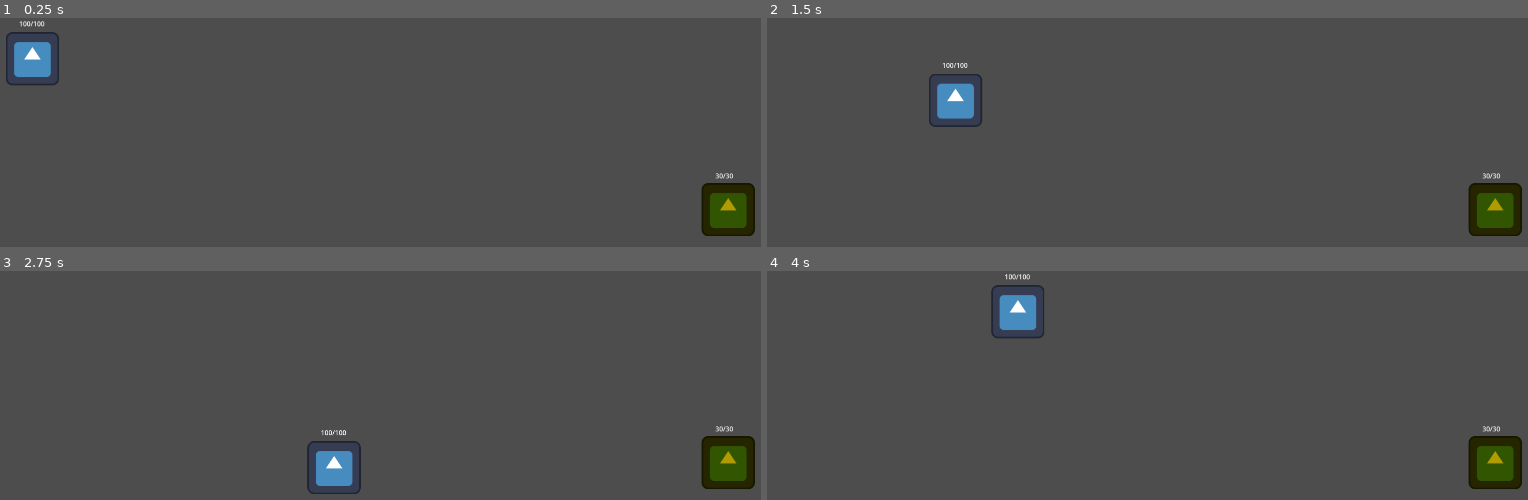
Above: before the commit, frames 1-4 (two rows, left to right).
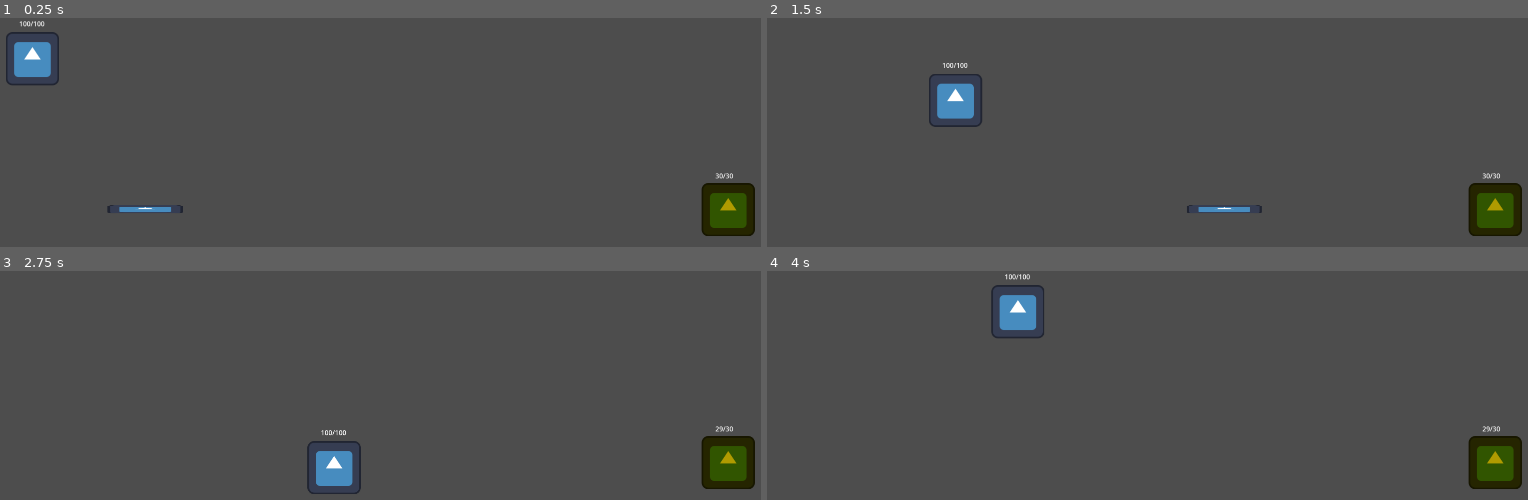
Above: after the commit, the same moments.

Repository: HunterGooD/-godot_game_components
Game: Godot game, scene res://src/scenes/loacations/main.tscn
Same seed, same stepped clock (60 frames per second), same inputs: the game is played once before the commit and once after it. Before the commit the project starts from res://src/scenes/main.tscn. The engine's default icon, where the game draws it, is replaced by a stand-in: a white triangle on a blue panel in a dark square.
Inputs (mouse positions are in pixels of both pictures, inside the frame that each line leads up to):
- Up to frame 1 (0.25 s): no input
- Up to frame 2 (1.5 s): move the mouse to (1337, 219) at 0.52 s; press the mouse at (1337, 219) at 0.53 s; hold D (move_right) 0.53-1.28 s; move the mouse to (outside the picture) at 1.27 s; release the mouse at (outside the picture) at 1.28 s; hold S (move_down) from 1.28 s (still down); click (outside the picture) at 1.35 s
- Up to frame 3 (2.75 s): move the mouse to (471, 396) at 2.02 s; release S (move_down) at 2.03 s; hold D (move_right) from 2.03 s (still down); hold Space (dash) from 2.03 s (still down); click (471, 396) at 2.3 s
- Up to frame 4 (4 s): move the mouse to (outside the picture) at 2.77 s; release D (move_right) at 2.78 s; release Space (dash) at 2.78 s; hold W (move_up) 2.78-3.53 s; click (outside the picture) at 2.85 s; move the mouse to (outside the picture) at 3.52 s; press the mouse at (outside the picture) at 3.53 s; hold A (move_left) from 3.53 s (still down)

The runs differ from the first frame. In frame 1, 0.2% of the frame differs, in the area x 14-25%, y 81-86%; in frame 2, 0.2%; in frame 3, less than 0.1%; in frame 4, less than 0.1%.

Commit message:
feature: добавлен Projectile и система эффектов персонажа

Diff:
--- a/src/components/hit_box_component.gd
+++ b/src/components/hit_box_component.gd
@@ -1,10 +1,21 @@
 class_name HitBoxComponent
 extends Area2D
+
+signal hit(area2d: Area2D)
 
 @export var offset_collision: Vector2
 
 @export var collision_shape: CollisionShape2D
 var payload: DamageInstance
+
+
+func _ready() -> void:
+	area_entered.connect(_on_area_entered)
+
+
+func _on_area_entered(area2d: Area2D) -> void:
+	if area2d is HurtBoxComponent:
+		hit.emit(area2d)
 
 
 func enable_collision() -> void:
--- a/src/components/hurt_box_component.gd
+++ b/src/components/hurt_box_component.gd
@@ -2,6 +2,7 @@
 extends Area2D
 
 @export var health_component: HealthComponent
+@export var status_effect_receiver: StatusEffectReceiverComponent
 
 
 func _ready() -> void:
@@ -11,8 +12,13 @@
 func _on_area_entered(area: Area2D) -> void:
 	if area is HitBoxComponent:
 		var hit_box: HitBoxComponent = area as HitBoxComponent
+		if hit_box.payload == null:
+			push_warning("hit box dont have payload")
+			return
 
-		if hit_box.payload != null && health_component != null:
+		if health_component != null:
 			health_component.apply_damage(hit_box.payload)
-		else:
-			push_warning("hit box dont have payload or healht component dont set")
+
+		if status_effect_receiver != null:
+			print(hit_box.payload.status_effects)
+			status_effect_receiver.apply_effects(hit_box.payload.status_effects, hit_box.payload)
--- a/src/components/move_component.gd
+++ b/src/components/move_component.gd
@@ -1,7 +1,7 @@
 class_name MoveComponent
 extends Node
 
-@export var target: CharacterBody2D
+@export var target: Node
 @export var main_stats: StatsComponent
 @export var move_direction: MoveDirectionComponent
 
--- a/src/components/stats_component.gd
+++ b/src/components/stats_component.gd
@@ -31,7 +31,9 @@
 
 	for mod in modifiers:
 		if mod.stat_type == stat_id and mod.mode == StatEnums.Mode.MULTIPLY:
-			value *= (1.0 + mod.value)
+			# NOTE: значение уже должно приходить либо 1.2 увеличение на 20 либо 0.2 уменьшение на 20 или
+			# TODO: maybe добавить в StatModifier enum positive, negative
+			value *= mod.value
 
 	return value
 
--- /dev/null
+++ b/src/components/status_effect_receiver_component.gd
@@ -0,0 +1,167 @@
+class_name StatusEffectReceiverComponent
+extends Node
+
+@export var main_stats: StatsComponent
+@export var health_component: HealthComponent
+
+var current_effects: Dictionary[StringName, StatusEffectInstance] = {}
+
+
+func _process(delta: float) -> void:
+	for effect_id in current_effects.keys():
+		print("have is ", effect_id)
+		var instance: StatusEffectInstance = current_effects[effect_id]
+		instance.remaining_time -= delta
+
+		match instance.definition.effect_type:
+			StatusEffectResource.EffectType.DOT:
+				_process_default_dot(instance, delta)
+
+				if instance.remaining_time <= 0.0:
+					_remove_effect(effect_id)
+
+			StatusEffectResource.EffectType.SPEED:
+				if instance.remaining_time <= 0.0:
+					_remove_effect(effect_id)
+
+			StatusEffectResource.EffectType.MAX_HP:
+				if instance.remaining_time <= 0.0:
+					_remove_effect(effect_id)
+
+
+func _process_default_dot(inst: StatusEffectInstance, delta: float) -> void:
+	inst.tick_timer += delta
+	print(
+		"tick timer ",
+		inst.tick_timer,
+		" tick interval ",
+		inst.definition.tick_interval,
+		" duration ",
+		inst.remaining_time,
+		" delta ",
+		delta
+	)
+	if inst.remaining_time >= 0.0 && inst.tick_timer < inst.definition.tick_interval:
+		return
+
+	inst.tick_timer = 0.0
+
+	if health_component == null:
+		return
+
+	var tick_damage := inst.definition.damage_per_stack * float(inst.stacks)
+
+	var dot_type: StringName = inst.definition.DOTType.keys()[inst.definition.dot_type]
+	var damage := DamageInstance.new(
+		tick_damage, inst.source_damage.attacker, self, [dot_type, &"damage_over_time"], []
+	)
+	if health_component == null:
+		push_warning("health component in status effect reciver is null")
+		return
+	health_component.apply_damage(damage)
+
+
+func _remove_effect(effect_id: StringName) -> void:
+	if not current_effects.has(effect_id):
+		return
+
+	var instance: StatusEffectInstance = current_effects[effect_id]
+
+	if main_stats != null:
+		main_stats.remove_modifiers_by_source(instance.source_id)
+
+	current_effects.erase(effect_id)
+
+
+func apply_effects(effects: Array[StatusEffectResource], damage: DamageInstance) -> void:
+	for effect_resource in effects:
+		print("GET THE EFFECT !!!!!!!!!!!!!!! ", effect_resource)
+		apply_effect(effect_resource, damage)
+
+
+func apply_effect(effect_def: StatusEffectResource, damage: DamageInstance) -> void:
+	if effect_def == null:
+		return
+
+	match effect_def.effect_type:
+		StatusEffectResource.EffectType.SPEED:
+			_apply_speed(effect_def)
+
+		StatusEffectResource.EffectType.DOT:
+			_apply_dot(effect_def, damage)
+
+		StatusEffectResource.EffectType.MAX_HP:
+			pass
+
+
+func _apply_speed(effect_def: StatusEffectResource):
+	var effect_id := effect_def.id
+	var instance: StatusEffectInstance
+	var affix: float = 1.0
+
+	var source_id := StringName(
+		(
+			"status:reciever:%s:%s"
+			% [effect_def.SpeedType.keys()[effect_def.speed_type], get_instance_id()]
+		)
+	)
+	var type_speed: StringName = StatusEffectResource.SpeedType.keys()[effect_def.speed_type]
+
+	match effect_def.speed_type:
+		StatusEffectResource.SpeedType.POSITIVE:
+			affix = 1.0
+
+		StatusEffectResource.SpeedType.NEGATIVE:
+			affix = 0.0
+
+	if current_effects.has(effect_id):
+		instance = current_effects[effect_id]
+		instance.stacks += 1
+		instance.remaining_time = effect_def.duration
+	else:
+		instance = StatusEffectInstance.new(effect_def, null, source_id)
+		current_effects[effect_id] = instance
+
+	var speed_modifier: StatModifierInstance = (
+		StatModifierInstance
+		. new(
+			StatEnums.StatType.MOVE_SPEED,
+			StatEnums.Mode.MULTIPLY,
+			(effect_def.speed_percent + affix) * instance.stacks,
+			source_id,
+			[type_speed, &"speed"],
+		)
+	)
+
+	main_stats.remove_modifiers_by_source(source_id)
+	main_stats.add_modifier(speed_modifier)
+	current_effects[effect_id] = instance
+
+
+func _apply_dot(effect_def: StatusEffectResource, damage: DamageInstance):
+	match effect_def.dot_type:
+		StatusEffectResource.DOTType.POTION, StatusEffectResource.DOTType.FIRE, StatusEffectResource.DOTType.CURSED, StatusEffectResource.DOTType.MADNES:
+			_apply_default_dot(effect_def, damage)
+
+
+func _apply_default_dot(
+	effect_def: StatusEffectResource,
+	damage: DamageInstance,
+) -> void:
+	var effect_id := effect_def.id
+	var instance: StatusEffectInstance
+
+	if current_effects.has(effect_id):
+		instance = current_effects[effect_id]
+		instance.stacks += 1
+		instance.remaining_time = effect_def.duration
+		instance.source_damage = damage
+	else:
+		var source_id := StringName(
+			(
+				"status:reciever:%s:%s"
+				% [effect_def.DOTType.keys()[effect_def.dot_type], get_instance_id()]
+			)
+		)
+		instance = StatusEffectInstance.new(effect_def, damage, source_id)
+		current_effects[effect_id] = instance
--- a/src/components/weapon_component.gd
+++ b/src/components/weapon_component.gd
@@ -17,8 +17,11 @@
 @export var main_stats: StatsComponent
 @export var base_weapon_stats: WeaponStatResource
 @export var actor: CharacterBody2D
+@export var list_of_attacks_resources: Array[AttackResource] = []
 
 var state: WeaponState = WeaponState.READY
+var current_attack_idx: int = 0
+var current_attack_resource: AttackResource = null
 var timer_recovery_attack: Timer
 var timer_active_attack: Timer
 var timer_attack_startup: Timer
@@ -74,6 +77,15 @@
 	if state == next_state:
 		return
 
+	print(
+		(
+			"Invalid weapon state transition: %s -> %s"
+			% [
+				WeaponState.keys()[state],
+				WeaponState.keys()[next_state],
+			]
+		)
+	)
 	if not _can_transition(state, next_state):
 		push_warning(
 			(
@@ -127,7 +139,11 @@
 
 func _enter_startup() -> void:
 	attack_started.emit()
-	if base_weapon_stats.delay_attack <= 0.0:
+	var attack_resource: AttackResource = list_of_attacks_resources[current_attack_idx]
+	current_attack_idx = (current_attack_idx + 1) % len(list_of_attacks_resources)
+	current_attack_resource = attack_resource
+
+	if attack_resource.startup_time <= 0.0:
 		_change_state(WeaponState.ACTIVE)
 		return
 
@@ -135,10 +151,30 @@
 
 
 func _enter_active() -> void:
+	if current_attack_resource == null:
+		push_warning("attack resource is null ")
+		_change_state(WeaponState.READY)
+		return
+
+	print(current_attack_resource.delivery_type)
+	match current_attack_resource.delivery_type:
+		AttackResource.DeliveryType.MELEE_HITBOX:
+			_start_melee_attack(current_attack_resource)
+		AttackResource.DeliveryType.PROJECTILE:
+			_start_projectile_attack(current_attack_resource)
+
+
+func _start_melee_attack(attack_resource: AttackResource) -> void:
 	if hit_box == null:
 		return
 
-	hit_box.payload = DamageInstance.new(_get_damage(), actor)
+	hit_box.payload = DamageInstance.new(
+		_get_damage(attack_resource),
+		actor,
+		hit_box,
+		attack_resource.damage_tags,
+		attack_resource.status_effects
+	)
 	hit_box.enable_collision()
 
 	if base_weapon_stats.active_time <= 0.0:
@@ -146,6 +182,10 @@
 		return
 
 	timer_active_attack.start(base_weapon_stats.active_time)
+
+
+func _start_projectile_attack(_attack_resource: AttackResource) -> void:
+	pass
 
 
 func _enter_recovery() -> void:
@@ -161,8 +201,8 @@
 	timer_recovery_attack.start(base_weapon_stats.recovery_time)
 
 
-func _get_damage() -> float:
-	return main_stats.get_damage() + base_weapon_stats.damage
+func _get_damage(attack_resource: AttackResource) -> float:
+	return main_stats.get_damage() + attack_resource.damage * attack_resource.damage_multiplier
 
 
 func _on_active_attack_timer_timeout() -> void:
--- a/src/enemy/base/scenes/base_enemy.tscn
+++ b/src/enemy/base/scenes/base_enemy.tscn
@@ -9,6 +9,8 @@
 [ext_resource type="Script" uid="uid://dxb7pvo4ljcls" path="res://src/components/hurt_box_component.gd" id="6_c0wci"]
 [ext_resource type="Script" uid="uid://cwibng423aovi" path="res://src/components/weapon_component.gd" id="8_sp62j"]
 [ext_resource type="Resource" uid="uid://cuysvpgxfhldi" path="res://src/enemy/base/resource/weapon_base_enemy.tres" id="9_4qe5a"]
+[ext_resource type="Script" uid="uid://bxnkxo5o1xi8r" path="res://src/resources/attack_resource.gd" id="9_t0s7a"]
+[ext_resource type="Script" uid="uid://duqf28p5l54wg" path="res://src/resources/status_effect_resource.gd" id="10_6bbcp"]
 [ext_resource type="Script" uid="uid://dkr7ah2w28l73" path="res://src/components/combat_component.gd" id="10_21y6h"]
 [ext_resource type="Script" uid="uid://c4elrlirrsy0c" path="res://src/components/action_component.gd" id="11_w0hon"]
 [ext_resource type="Script" uid="uid://dcfoqqvmrudml" path="res://src/components/enemy_ai_component.gd" id="12_7hmfk"]
@@ -20,6 +22,37 @@
 
 [sub_resource type="RectangleShape2D" id="RectangleShape2D_c0wci"]
 size = Vector2(132, 131)
+
+[sub_resource type="Resource" id="Resource_t0s7a"]
+script = ExtResource("10_6bbcp")
+id = &"freeze"
+duration = 3.0
+speed_percent = 0.2
+speed_max_total_percent = 80.0
+metadata/_custom_type_script = "uid://duqf28p5l54wg"
+
+[sub_resource type="Resource" id="Resource_6bbcp"]
+script = ExtResource("9_t0s7a")
+id = &"freeze"
+damage = 5.0
+active_time = 0.3
+recovery_time = 0.1
+status_effects = Array[ExtResource("10_6bbcp")]([SubResource("Resource_t0s7a")])
+metadata/_custom_type_script = "uid://bxnkxo5o1xi8r"
+
+[sub_resource type="Resource" id="Resource_4sc2m"]
+script = ExtResource("10_6bbcp")
+id = &"potion"
+effect_type = 1
+duration = 3.0
+damage_per_stack = 5.0
+metadata/_custom_type_script = "uid://duqf28p5l54wg"
+
+[sub_resource type="Resource" id="Resource_7r2eu"]
+script = ExtResource("9_t0s7a")
+id = &"default_potion"
+status_effects = Array[ExtResource("10_6bbcp")]([SubResource("Resource_4sc2m")])
+metadata/_custom_type_script = "uid://bxnkxo5o1xi8r"
 
 [sub_resource type="CircleShape2D" id="CircleShape2D_7hmfk"]
 radius = 449.16034
@@ -87,6 +120,7 @@
 main_stats = NodePath("../StatsComponent")
 base_weapon_stats = ExtResource("9_4qe5a")
 actor = NodePath("../..")
+list_of_attacks_resources = Array[ExtResource("9_t0s7a")]([SubResource("Resource_6bbcp"), SubResource("Resource_7r2eu")])
 metadata/_custom_type_script = "uid://cwibng423aovi"
 
 [node name="CombatComponent" type="Node" parent="Components" unique_id=1914606940 node_paths=PackedStringArray("weapon_component", "action_component")]
--- a/src/enemy/base/scripts/base_enemy.gd
+++ b/src/enemy/base/scripts/base_enemy.gd
@@ -32,7 +32,7 @@
 	var event: ActorDeathEvent = ActorDeathEvent.new()
 	event.actor = self
 	event.actor_kind = &"enemy"
-	event.killer = damage_payload.source
+	event.killer = damage_payload.attacker
 	event.position = position
 	event.xp = 10
 	event.stats_modif = StatModifierInstance.new(
@@ -43,6 +43,6 @@
 		[&"kill", &"enemy", &"flat_hp"]
 	)
 
-	print("enemy died from ", damage_payload.source)
+	print("enemy died from ", damage_payload.attacker)
 	GameEvents.enemy_died.emit(event)
 	queue_free()
--- a/src/entity/damage_instance.gd
+++ b/src/entity/damage_instance.gd
@@ -2,9 +2,21 @@
 extends RefCounted
 
 var amount: float
-var source: Node
+var attacker: Node
+var source: Node  # в основном для projectiles or traps
+var tags: Array[StringName]
+var status_effects: Array[StatusEffectResource]
 
 
-func _init(_amount: float, _source: Node = null) -> void:
+func _init(
+	_amount: float,
+	_attacker: Node,
+	_source: Node,
+	_tags: Array[StringName] = [],
+	_status_effects: Array[StatusEffectResource] = []
+) -> void:
 	amount = _amount
-	source = _source
+	attacker = _attacker
+	_source = _source
+	tags = _tags
+	status_effects = _status_effects
--- /dev/null
+++ b/src/entity/status_effect_instance.gd
@@ -0,0 +1,19 @@
+class_name StatusEffectInstance
+extends RefCounted
+
+var definition: StatusEffectResource
+var source_damage: DamageInstance
+var source_id: StringName
+
+var remaining_time: float
+var stacks := 1
+var tick_timer := 0.0
+
+
+func _init(
+	_definition: StatusEffectResource, _source_damage: DamageInstance, _source_id: StringName
+) -> void:
+	definition = _definition
+	source_damage = _source_damage
+	source_id = _source_id
+	remaining_time = definition.duration
--- /dev/null
+++ b/src/player/base/resource/attack_resource_mele_1.tres
@@ -0,0 +1,11 @@
+[gd_resource type="Resource" script_class="AttackResource" format=3 uid="uid://cvu00cxtnav4a"]
+
+[ext_resource type="Script" uid="uid://bxnkxo5o1xi8r" path="res://src/resources/attack_resource.gd" id="1_nnfnd"]
+[ext_resource type="Script" uid="uid://duqf28p5l54wg" path="res://src/resources/status_effect_resource.gd" id="2_rhtgn"]
+
+[resource]
+script = ExtResource("1_nnfnd")
+id = &"player_combo_mele_1"
+damage = 10.0
+active_time = 0.8
+metadata/_custom_type_script = "uid://bxnkxo5o1xi8r"
--- a/src/player/base/resource/player.tres
+++ b/src/player/base/resource/player.tres
@@ -5,6 +5,5 @@
 [resource]
 script = ExtResource("1_kkcf0")
 move_speed = 500.0
-armor = 5.0
 damage = 0.0
 metadata/_custom_type_script = "uid://bd2sc2tic323x"
--- a/src/player/base/scenes/player.tscn
+++ b/src/player/base/scenes/player.tscn
@@ -11,10 +11,13 @@
 [ext_resource type="Script" uid="uid://cwibng423aovi" path="res://src/components/weapon_component.gd" id="7_17xtp"]
 [ext_resource type="Script" uid="uid://dkr7ah2w28l73" path="res://src/components/combat_component.gd" id="8_aorow"]
 [ext_resource type="Resource" uid="uid://dvfn7htgoas32" path="res://src/player/base/resource/base_weapon_player.tres" id="8_k80la"]
+[ext_resource type="Script" uid="uid://bxnkxo5o1xi8r" path="res://src/resources/attack_resource.gd" id="9_ixvf3"]
 [ext_resource type="Script" uid="uid://c4elrlirrsy0c" path="res://src/components/action_component.gd" id="9_k80la"]
+[ext_resource type="Resource" uid="uid://cvu00cxtnav4a" path="res://src/player/base/resource/attack_resource_mele_1.tres" id="10_ixvf3"]
 [ext_resource type="Script" uid="uid://cg5f1alah2yup" path="res://src/components/hit_box_component.gd" id="10_qyjrk"]
 [ext_resource type="Script" uid="uid://dxouiqqvauj5" path="res://src/components/direction_component.gd" id="11_5j6mq"]
 [ext_resource type="Script" uid="uid://d3edg0nruhurm" path="res://src/components/reward_component.gd" id="12_6qwt8"]
+[ext_resource type="Script" uid="uid://dk66p8h1yfql7" path="res://src/components/status_effect_receiver_component.gd" id="15_2b8pq"]
 
 [sub_resource type="RectangleShape2D" id="RectangleShape2D_svyy7"]
 size = Vector2(115, 115)
@@ -62,6 +65,7 @@
 main_stats = NodePath("../StatsComponent")
 base_weapon_stats = ExtResource("8_k80la")
 actor = NodePath("../..")
+list_of_attacks_resources = Array[ExtResource("9_ixvf3")]([ExtResource("10_ixvf3")])
 metadata/_custom_type_script = "uid://cwibng423aovi"
 
 [node name="CombatComponent" type="Node" parent="Components" unique_id=1290999527 node_paths=PackedStringArray("weapon_component", "action_component")]
@@ -84,6 +88,12 @@
 script = ExtResource("12_6qwt8")
 main_stats = NodePath("../StatsComponent")
 
+[node name="StatusEffectReceiverComponent" type="Node" parent="Components" unique_id=796530448 node_paths=PackedStringArray("main_stats", "health_component")]
+script = ExtResource("15_2b8pq")
+main_stats = NodePath("../StatsComponent")
+health_component = NodePath("../HealthComponent")
+metadata/_custom_type_script = "uid://dk66p8h1yfql7"
+
 [node name="Icon" type="Sprite2D" parent="." unique_id=1651332600]
 texture = ExtResource("6_svyy7")
 
@@ -91,11 +101,12 @@
 position = Vector2(-0.5, 0.5)
 shape = SubResource("RectangleShape2D_svyy7")
 
-[node name="HurtBoxComponent" type="Area2D" parent="." unique_id=1412644662 node_paths=PackedStringArray("health_component")]
+[node name="HurtBoxComponent" type="Area2D" parent="." unique_id=1412644662 node_paths=PackedStringArray("health_component", "status_effect_receiver")]
 collision_layer = 2
 collision_mask = 16
 script = ExtResource("6_1jmbm")
 health_component = NodePath("../Components/HealthComponent")
+status_effect_receiver = NodePath("../Components/StatusEffectReceiverComponent")
 metadata/_custom_type_script = "uid://dxb7pvo4ljcls"
 
 [node name="CollisionShape2D" type="CollisionShape2D" parent="HurtBoxComponent" unique_id=1365908423]
--- a/src/player/base/scripts/player.gd
+++ b/src/player/base/scripts/player.gd
@@ -31,7 +31,7 @@
 	var event: ActorDeathEvent = ActorDeathEvent.new()
 	event.actor = self
 	event.actor_kind = &"player"
-	event.killer = damage_payload.source
+	event.killer = damage_payload.attacker
 	event.position = position
 	event.xp = 10
 
--- /dev/null
+++ b/src/resources/attack_resource.gd
@@ -0,0 +1,22 @@
+class_name AttackResource
+extends Resource
+
+enum DeliveryType {
+	MELEE_HITBOX,
+	PROJECTILE,
+}
+
+@export var id: StringName
+@export var delivery_type: DeliveryType
+
+@export var damage := 1.0
+@export var damage_multiplier := 1.0
+@export var damage_tags: Array[StringName] = []
+
+@export var startup_time := 0.1
+@export var active_time := 0.1
+@export var recovery_time := 0.3
+
+@export var projectile_resource: ProjectileResource
+#
+@export var status_effects: Array[StatusEffectResource] = []
--- /dev/null
+++ b/src/resources/projectile_resource.gd
@@ -0,0 +1,12 @@
+class_name ProjectileResource
+extends Resource
+
+@export var id: StringName
+
+@export var projectile_scene: PackedScene = null
+
+@export var speed := 600.0
+@export var lifetime := 3.0
+
+@export var destroy_on_hit := true
+@export var max_hits := -1  # infinite
--- /dev/null
+++ b/src/resources/status_effect_resource.gd
@@ -0,0 +1,39 @@
+class_name StatusEffectResource
+extends Resource
+
+enum EffectType {
+	SPEED,
+	DOT,
+	MAX_HP,
+}
+
+enum DOTType {
+	POTION,
+	FIRE,
+	CURSED,
+	MADNES,
+}
+
+enum SpeedType {
+	NEGATIVE,  # slow
+	POSITIVE,  # fast
+}
+
+@export var id: StringName
+@export var effect_type: EffectType
+
+@export var duration := 1.0
+
+# SPEED:
+@export var speed_percent := 0.0
+@export var speed_max_total_percent := 0.0
+@export var speed_type: SpeedType = SpeedType.NEGATIVE
+
+# DOT
+@export var damage_per_stack := 0.0
+@export var tick_interval := 1.0
+@export var max_stack: int = -1  # -1 infinity stack
+@export var dot_type: DOTType = DOTType.POTION
+
+# MAX_HP
+@export var max_hp_down: float = 0
--- a/src/scenes/main.tscn
+++ b/src/scenes/loacations/main.tscn
@@ -3,6 +3,7 @@
 [ext_resource type="Script" uid="uid://f7u7smexlhty" path="res://src/enemy/base/scripts/main.gd" id="1_32aa5"]
 [ext_resource type="PackedScene" uid="uid://c7evpgqq0f7fi" path="res://src/player/base/scenes/player.tscn" id="1_kkvs4"]
 [ext_resource type="PackedScene" uid="uid://1hn5nwslbvid" path="res://src/enemy/base/scenes/base_enemy.tscn" id="2_rr2wm"]
+[ext_resource type="PackedScene" uid="uid://bw12cvtgihrvk" path="res://src/scenes/objects/projecttiles.tscn" id="4_t8uc6"]
 
 [node name="Main" type="Node2D" unique_id=627861377 node_paths=PackedStringArray("rect", "label")]
 script = ExtResource("1_32aa5")
@@ -46,4 +47,7 @@
 theme_override_font_sizes/font_size = 98
 text = "Restart"
 
+[node name="Projectile" parent="." unique_id=43052631 instance=ExtResource("4_t8uc6")]
+position = Vector2(211, 460)
+
 [connection signal="pressed" from="Node/ColorRect/VBoxContainer/BoxContainer/Button" to="." method="_on_button_pressed"]
--- /dev/null
+++ b/src/scenes/objects/projecttiles.tscn
@@ -0,0 +1,28 @@
+[gd_scene format=3 uid="uid://bw12cvtgihrvk"]
+
+[ext_resource type="Texture2D" uid="uid://ca0e50i5oy880" path="res://icon.svg" id="1_tlrup"]
+[ext_resource type="Script" uid="uid://dyy36rkdn8hjx" path="res://src/scripts/projecttiles.gd" id="1_y3xua"]
+[ext_resource type="Script" uid="uid://cg5f1alah2yup" path="res://src/components/hit_box_component.gd" id="2_rvu4w"]
+
+[sub_resource type="RectangleShape2D" id="RectangleShape2D_tiec3"]
+size = Vector2(172, 16)
+
+[node name="Projectile" type="Node2D" unique_id=43052631 node_paths=PackedStringArray("hit_box")]
+script = ExtResource("1_y3xua")
+hit_box = NodePath("HitBoxComponent")
+
+[node name="Icon" type="Sprite2D" parent="." unique_id=218569932]
+scale = Vector2(1.4101561, 0.15327784)
+texture = ExtResource("1_tlrup")
+
+[node name="HitBoxComponent" type="Area2D" parent="." unique_id=2009446025 node_paths=PackedStringArray("collision_shape")]
+collision_layer = 4
+collision_mask = 8
+script = ExtResource("2_rvu4w")
+collision_shape = NodePath("CollisionShape2D")
+metadata/_custom_type_script = "uid://cg5f1alah2yup"
+
+[node name="CollisionShape2D" type="CollisionShape2D" parent="HitBoxComponent" unique_id=287746172]
+position = Vector2(2, 0)
+shape = SubResource("RectangleShape2D_tiec3")
+debug_color = Color(0.92949355, 0.016922291, 0.65574306, 0.41960785)
--- /dev/null
+++ b/src/scripts/projecttiles.gd
@@ -0,0 +1,72 @@
+class_name Projectile
+extends Node2D
+
+signal finished(projectile: Projectile)
+
+@export var hit_box: HitBoxComponent
+
+var direction: Vector2 = Vector2.RIGHT
+var speed: float = 600.0
+var lifetime: float = 3.0
+
+var _life_time_left: float = 0.0
+var _is_active := false
+
+
+func _ready() -> void:
+	setup(
+		position,
+		direction,
+		speed,
+		3.0,
+		DamageInstance.new(1.0, self, self),
+	)
+	hit_box.hit.connect(_on_hit)
+
+
+func setup(
+	start_position: Vector2,
+	start_direction: Vector2,
+	projectile_speed: float,
+	projectile_lifetime: float,
+	damage: DamageInstance
+) -> void:
+	global_position = start_position
+	direction = start_direction.normalized()
+	speed = projectile_speed
+	lifetime = projectile_lifetime
+	_life_time_left = lifetime
+	_is_active = true
+
+	if direction != Vector2.ZERO:
+		rotation = direction.angle()
+
+	if hit_box != null:
+		hit_box.payload = damage
+		hit_box.enable_collision()
+
+
+func _physics_process(delta: float) -> void:
+	if not _is_active:
+		return
+
+	global_position += direction * speed * delta
+
+	_life_time_left -= delta
+	if _life_time_left <= 0.0:
+		_finish()
+
+
+func _on_hit(_area2d: Area2D) -> void:
+	_finish()
+
+
+func _finish() -> void:
+	if not _is_active:
+		return
+
+	set_process(false)
+	_is_active = false
+
+	finished.emit(self)
+	queue_free()
Not shown, changed: export_presets.cfg
Not shown, added: src/components/status_effect_receiver_component.gd.uid
Not shown, added: src/entity/status_effect_instance.gd.uid
Not shown, added: src/resources/attack_resource.gd.uid
Not shown, added: src/resources/projectile_resource.gd.uid
Not shown, added: src/resources/status_effect_resource.gd.uid
Not shown, added: src/scripts/projecttiles.gd.uid
